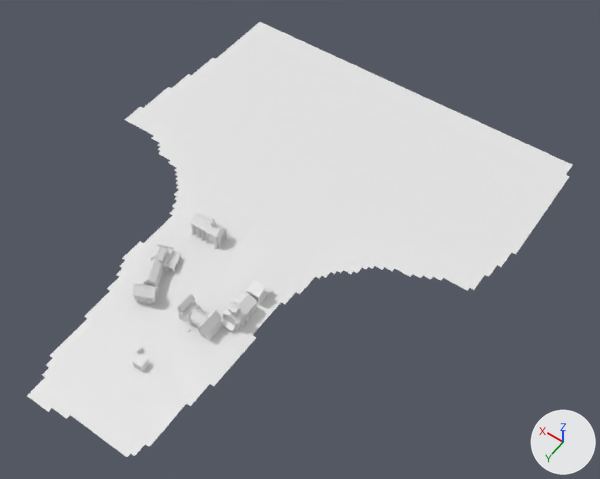
What one commit did to the glTF model src/assets/models/interior_interactions.glb.
Both versions are drawn from a camera (50 mm lens) standing at (-169.0, 142.0, 345.0) and looking at (-13.0, -76.0, 2.0). Arrows for +X, +Y and +Z are at lower right; the lights stay in place. Objects named as collision shapes, trigger or cutter boxes, shadow casters or lower levels of detail are left out. Where no turn or scale is listed for an object, it has been applied to the vertices.

Objects in the first picture: '48_building.001', 'Door', 'Plane'.
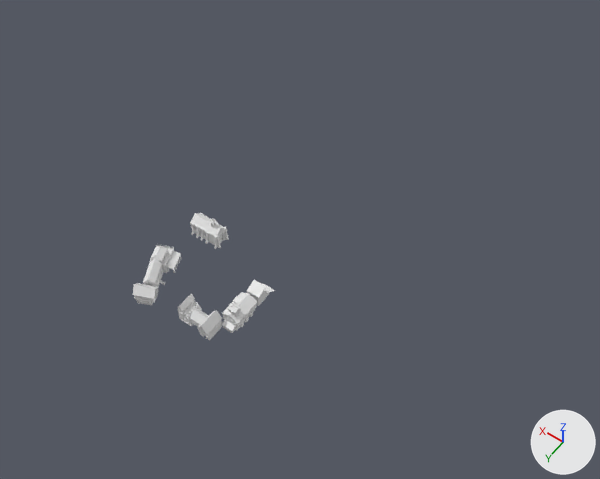
Pixel boxes (x1, y1, x2, y2) of what changed, in the pictures (600 x 479 px):
'Plane', deleted
    before: (27, 22, 572, 457)
'Door', deleted
    before: (133, 354, 149, 372)
'Sign', deleted
    before: (135, 345, 142, 353)

What changed in the scene script:
```text
Remove ob_plane:
    ob_plane = bpy.data.objects.new('Plane', me_plane)
    ob_plane.location = (9.8, -62.5, 0.0)
Remove ob_door:
    ob_door = bpy.data.objects.new('Door', me_cube_012)
    ob_door.location = (5.2, 27.1, 2.0)
Remove ob_sign:
    ob_sign = bpy.data.objects.new('Sign', me_cube_013)
    ob_sign.location = (11.8, 21.8, 0.9)
```
